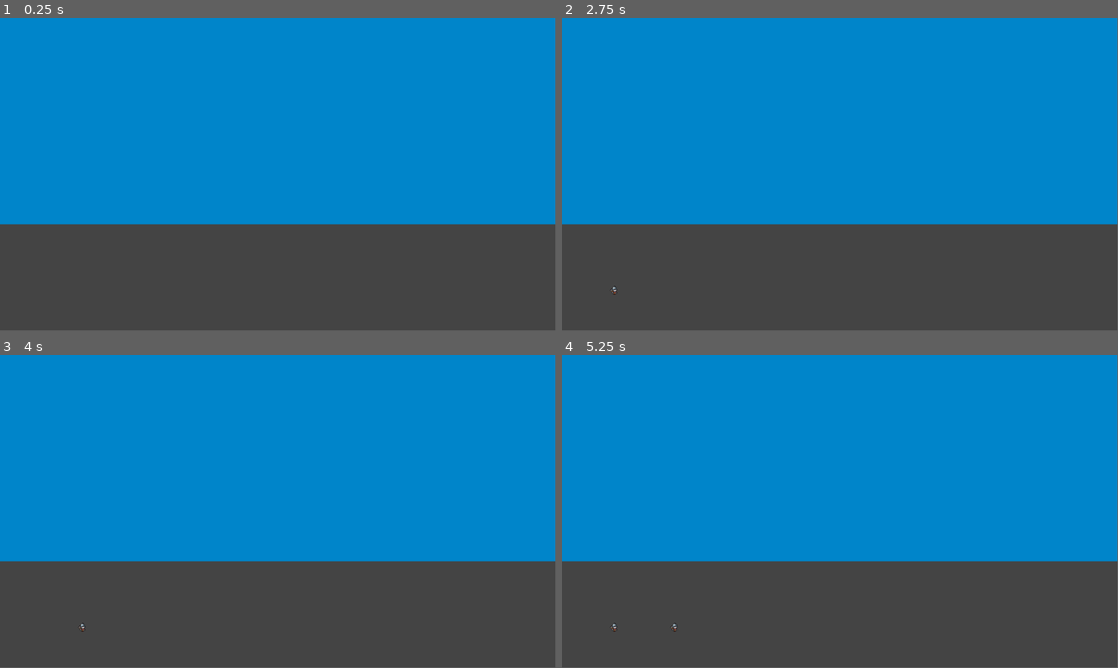
Above: before the commit, frames 1-4 (two rows, left to right).
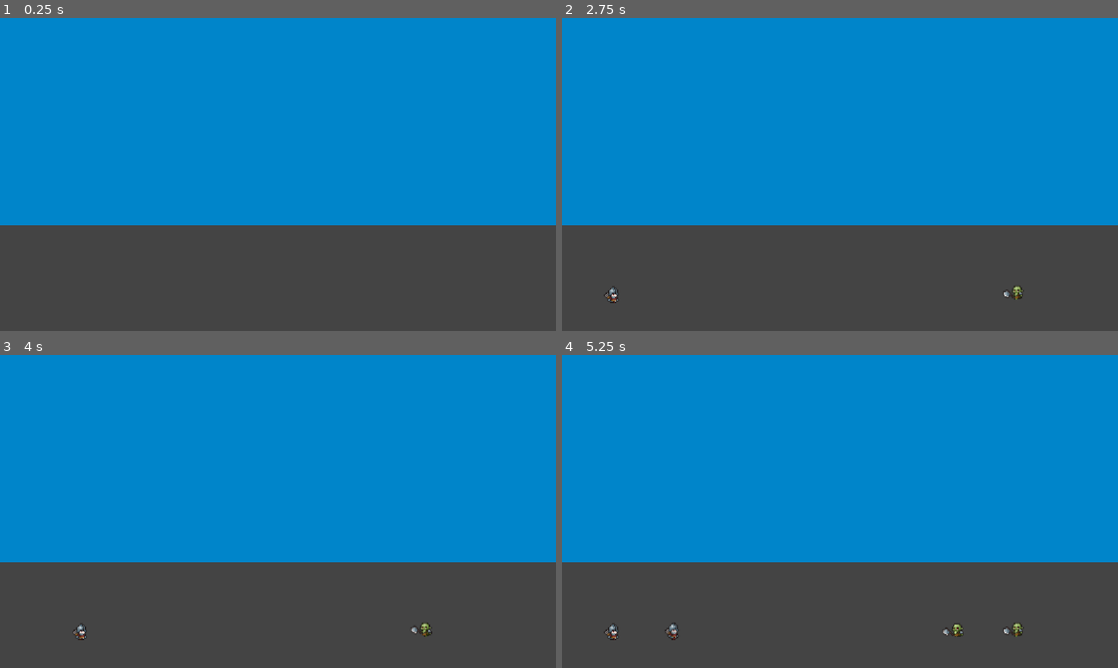
Above: after the commit, the same moments.

Repository: 6braun/my-endless
Game: Godot game, scene res://main.tscn
Two runs of this game, one before a commit and one after it. Both use one fixed random seed, a clock stepped at 60 frames per second and the inputs below.
Inputs:
- Up to frame 1 (0.25 s): no input
- Up to frame 2 (2.75 s): tap Enter at 0.5, 2 s; tap Space at 1.25 s
- Up to frame 3 (4 s): no input
- Up to frame 4 (5.25 s): no input
In our replay, the window is 799x449 before the commit and 800x450 after it. These sizes can differ from the game's own. Grey fills any space a smaller window leaves; there, only what the larger window draws over its background counts as a difference.

The runs differ from the first frame. In frame 1, 0.5% of the frame differs, in the area x 0-100%, y 0-67%; in frame 2, 0.7%; in frame 3, 0.7%; in frame 4, 0.9%, in the area x 0-100%, y 0-92%.

Commit message:
orcs and stuff

Diff:
--- a/level.tscn
+++ b/level.tscn
@@ -1,7 +1,10 @@
-[gd_scene load_steps=3 format=3 uid="uid://57bkworwt0vh"]
+[gd_scene load_steps=6 format=3 uid="uid://57bkworwt0vh"]
 
 [ext_resource type="Script" uid="uid://bhor7qrukmseu" path="res://sky_polygon.gd" id="1_u52ul"]
 [ext_resource type="Script" uid="uid://cqo1f8hrbsask" path="res://road_polygon.gd" id="2_vonw3"]
+[ext_resource type="PackedScene" uid="uid://clb1ud5wayw1w" path="res://spawner.tscn" id="3_0b4ue"]
+[ext_resource type="PackedScene" uid="uid://bwibo33a7782p" path="res://mobs/soldier/soldier.tscn" id="4_f2txt"]
+[ext_resource type="PackedScene" uid="uid://bxyrl6gmxn23r" path="res://mobs/orc/orc.tscn" id="5_f2txt"]
 
 [node name="Level" type="Node2D"]
 
@@ -16,3 +19,11 @@
 [node name="RoadPolygon" type="Polygon2D" parent="Road"]
 color = Color(0.26666668, 0.26666668, 0.26666668, 1)
 script = ExtResource("2_vonw3")
+
+[node name="SoldierSpawner" parent="Road" instance=ExtResource("3_0b4ue")]
+position = Vector2(94, 576)
+mob_scene = ExtResource("4_f2txt")
+
+[node name="OrcSpawner" parent="Road" instance=ExtResource("3_0b4ue")]
+position = Vector2(957, 570)
+mob_scene = ExtResource("5_f2txt")
--- a/main.tscn
+++ b/main.tscn
@@ -1,15 +1,9 @@
-[gd_scene load_steps=5 format=3 uid="uid://chm16wtmecjs"]
+[gd_scene load_steps=3 format=3 uid="uid://chm16wtmecjs"]
 
 [ext_resource type="Script" uid="uid://b16vdkddgwmv5" path="res://main.gd" id="1_0xm2m"]
 [ext_resource type="PackedScene" uid="uid://57bkworwt0vh" path="res://level.tscn" id="1_ig7tw"]
-[ext_resource type="PackedScene" uid="uid://clb1ud5wayw1w" path="res://spawner.tscn" id="3_1bvp3"]
-[ext_resource type="PackedScene" uid="uid://bwibo33a7782p" path="res://soldier.tscn" id="4_lquwl"]
 
 [node name="Main" type="Node2D"]
 script = ExtResource("1_0xm2m")
 
 [node name="Level" parent="." instance=ExtResource("1_ig7tw")]
-
-[node name="SoldierSpawner" parent="." instance=ExtResource("3_1bvp3")]
-position = Vector2(97, 567)
-mob_scene = ExtResource("4_lquwl")
--- /dev/null
+++ b/mobs/orc/orc.gd
@@ -0,0 +1,13 @@
+extends CharacterBody2D
+@onready var animated_sprite_2d: AnimatedSprite2D = $AnimatedSprite2D
+
+
+const SPEED = 300.0
+
+func _ready():
+	motion_mode = CharacterBody2D.MOTION_MODE_FLOATING
+	animated_sprite_2d.flip_h = true
+
+func _physics_process(delta: float) -> void:
+	velocity.x = delta * 10 * SPEED * -1
+	move_and_slide()
--- /dev/null
+++ b/mobs/orc/orc.tscn
@@ -0,0 +1,139 @@
+[gd_scene load_steps=21 format=3 uid="uid://bxyrl6gmxn23r"]
+
+[ext_resource type="Script" uid="uid://bkat8xeywjpko" path="res://mobs/orc/orc.gd" id="1_8bvbl"]
+[ext_resource type="Texture2D" uid="uid://t336t1fs8otf" path="res://assets/Tiny RPG Character Asset Pack v1.03 -Free Soldier&Orc/Characters(100x100)/Orc/Orc/Orc-Idle.png" id="2_slf8l"]
+[ext_resource type="Texture2D" uid="uid://bw6hkdj07n76u" path="res://assets/Tiny RPG Character Asset Pack v1.03 -Free Soldier&Orc/Characters(100x100)/Orc/Orc/Orc-Walk.png" id="3_8bvbl"]
+
+[sub_resource type="CircleShape2D" id="CircleShape2D_ba3fx"]
+radius = 11.0
+
+[sub_resource type="AtlasTexture" id="AtlasTexture_8bvbl"]
+atlas = ExtResource("2_slf8l")
+region = Rect2(0, 0, 100, 100)
+
+[sub_resource type="AtlasTexture" id="AtlasTexture_8nwlh"]
+atlas = ExtResource("2_slf8l")
+region = Rect2(100, 0, 100, 100)
+
+[sub_resource type="AtlasTexture" id="AtlasTexture_yi0ik"]
+atlas = ExtResource("2_slf8l")
+region = Rect2(200, 0, 100, 100)
+
+[sub_resource type="AtlasTexture" id="AtlasTexture_4dg18"]
+atlas = ExtResource("2_slf8l")
+region = Rect2(300, 0, 100, 100)
+
+[sub_resource type="AtlasTexture" id="AtlasTexture_lxiow"]
+atlas = ExtResource("2_slf8l")
+region = Rect2(400, 0, 100, 100)
+
+[sub_resource type="AtlasTexture" id="AtlasTexture_t5sf0"]
+atlas = ExtResource("2_slf8l")
+region = Rect2(500, 0, 100, 100)
+
+[sub_resource type="AtlasTexture" id="AtlasTexture_ojj5p"]
+atlas = ExtResource("3_8bvbl")
+region = Rect2(0, 0, 100, 100)
+
+[sub_resource type="AtlasTexture" id="AtlasTexture_0wjiw"]
+atlas = ExtResource("3_8bvbl")
+region = Rect2(100, 0, 100, 100)
+
+[sub_resource type="AtlasTexture" id="AtlasTexture_1mjsb"]
+atlas = ExtResource("3_8bvbl")
+region = Rect2(200, 0, 100, 100)
+
+[sub_resource type="AtlasTexture" id="AtlasTexture_473dn"]
+atlas = ExtResource("3_8bvbl")
+region = Rect2(300, 0, 100, 100)
+
+[sub_resource type="AtlasTexture" id="AtlasTexture_dqol1"]
+atlas = ExtResource("3_8bvbl")
+region = Rect2(400, 0, 100, 100)
+
+[sub_resource type="AtlasTexture" id="AtlasTexture_8waww"]
+atlas = ExtResource("3_8bvbl")
+region = Rect2(500, 0, 100, 100)
+
+[sub_resource type="AtlasTexture" id="AtlasTexture_eaggw"]
+atlas = ExtResource("3_8bvbl")
+region = Rect2(600, 0, 100, 100)
+
+[sub_resource type="AtlasTexture" id="AtlasTexture_oc7f2"]
+atlas = ExtResource("3_8bvbl")
+region = Rect2(700, 0, 100, 100)
+
+[sub_resource type="SpriteFrames" id="SpriteFrames_ojj5p"]
+animations = [{
+"frames": [{
+"duration": 1.0,
+"texture": SubResource("AtlasTexture_8bvbl")
+}, {
+"duration": 1.0,
+"texture": SubResource("AtlasTexture_8nwlh")
+}, {
+"duration": 1.0,
+"texture": SubResource("AtlasTexture_yi0ik")
+}, {
+"duration": 1.0,
+"texture": SubResource("AtlasTexture_4dg18")
+}, {
+"duration": 1.0,
+"texture": SubResource("AtlasTexture_lxiow")
+}, {
+"duration": 1.0,
+"texture": SubResource("AtlasTexture_t5sf0")
+}],
+"loop": true,
+"name": &"Idle",
+"speed": 10.0
+}, {
+"frames": [{
+"duration": 1.0,
+"texture": SubResource("AtlasTexture_ojj5p")
+}, {
+"duration": 1.0,
+"texture": SubResource("AtlasTexture_0wjiw")
+}, {
+"duration": 1.0,
+"texture": SubResource("AtlasTexture_1mjsb")
+}, {
+"duration": 1.0,
+"texture": SubResource("AtlasTexture_473dn")
+}, {
+"duration": 1.0,
+"texture": SubResource("AtlasTexture_dqol1")
+}, {
+"duration": 1.0,
+"texture": SubResource("AtlasTexture_8waww")
+}, {
+"duration": 1.0,
+"texture": SubResource("AtlasTexture_eaggw")
+}, {
+"duration": 1.0,
+"texture": SubResource("AtlasTexture_oc7f2")
+}],
+"loop": true,
+"name": &"Walk",
+"speed": 10.0
+}]
+
+[sub_resource type="CircleShape2D" id="CircleShape2D_8swxs"]
+radius = 15.0
+
+[node name="Orc" type="CharacterBody2D"]
+scale = Vector2(2, 2)
+script = ExtResource("1_8bvbl")
+
+[node name="CollisionShape2D" type="CollisionShape2D" parent="."]
+shape = SubResource("CircleShape2D_ba3fx")
+
+[node name="AnimatedSprite2D" type="AnimatedSprite2D" parent="."]
+sprite_frames = SubResource("SpriteFrames_ojj5p")
+animation = &"Walk"
+autoplay = "Walk"
+
+[node name="Area2D" type="Area2D" parent="."]
+
+[node name="CollisionShape2D" type="CollisionShape2D" parent="Area2D"]
+shape = SubResource("CircleShape2D_8swxs")
--- a/soldier.tscn
+++ b/mobs/soldier/soldier.tscn
@@ -1,6 +1,6 @@
 [gd_scene load_steps=21 format=3 uid="uid://bwibo33a7782p"]
 
-[ext_resource type="Script" uid="uid://bx8s61v2yenr4" path="res://soldier.gd" id="1_8swxs"]
+[ext_resource type="Script" uid="uid://bx8s61v2yenr4" path="res://mobs/soldier/soldier.gd" id="1_8swxs"]
 [ext_resource type="Texture2D" uid="uid://dwdcaxwtj47ee" path="res://assets/Tiny RPG Character Asset Pack v1.03 -Free Soldier&Orc/Characters(100x100)/Soldier/Soldier/Soldier-Idle.png" id="1_ba3fx"]
 [ext_resource type="Texture2D" uid="uid://dd8gfgowd13kv" path="res://assets/Tiny RPG Character Asset Pack v1.03 -Free Soldier&Orc/Characters(100x100)/Soldier/Soldier/Soldier-Walk.png" id="2_8swxs"]
 
@@ -122,6 +122,7 @@
 radius = 15.0
 
 [node name="Soldier" type="CharacterBody2D"]
+scale = Vector2(2, 2)
 script = ExtResource("1_8swxs")
 
 [node name="CollisionShape2D" type="CollisionShape2D" parent="."]
@@ -130,7 +131,8 @@
 [node name="AnimatedSprite2D" type="AnimatedSprite2D" parent="."]
 sprite_frames = SubResource("SpriteFrames_7h0ei")
 animation = &"Walk"
-frame_progress = 0.59422976
+autoplay = "Walk"
+frame_progress = 0.79109585
 
 [node name="Area2D" type="Area2D" parent="."]
 
--- a/project.godot
+++ b/project.godot
@@ -15,6 +15,10 @@
 config/features=PackedStringArray("4.5", "Mobile")
 config/icon="res://icon.svg"
 
+[display]
+
+window/stretch/mode="canvas_items"
+
 [rendering]
 
 renderer/rendering_method="mobile"
--- a/spawner.gd
+++ b/spawner.gd
@@ -7,6 +7,7 @@
 @export var spawn_interval: float = 1.5       # seconds between ticks
 @export var burst_size: int = 1               # how many per tick
 @export var max_concurrent: int = 20
+@export var isAlly: bool = true
 
 var alive = 0
 func _ready() -> void:
@@ -32,7 +33,8 @@
 
 func _spawn_one():
 	if alive < max_concurrent:
-		var parent = get_parent()
-		self.add_child(mob_scene.instantiate())
+		var mob = mob_scene.instantiate()
+
+		self.add_child(mob)
 		#mob_scene.position = marker_2d.position
 		alive +=1
Not shown, added: mobs/orc/orc.gd.uid
Renamed: soldier.gd -> mobs/soldier/soldier.gd
Renamed: soldier.gd.uid -> mobs/soldier/soldier.gd.uid
